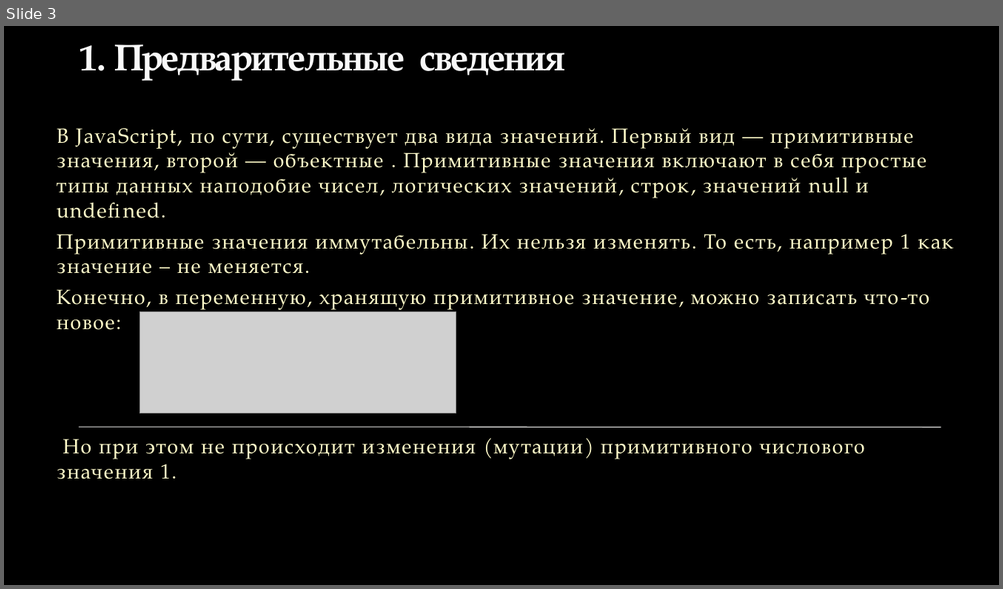
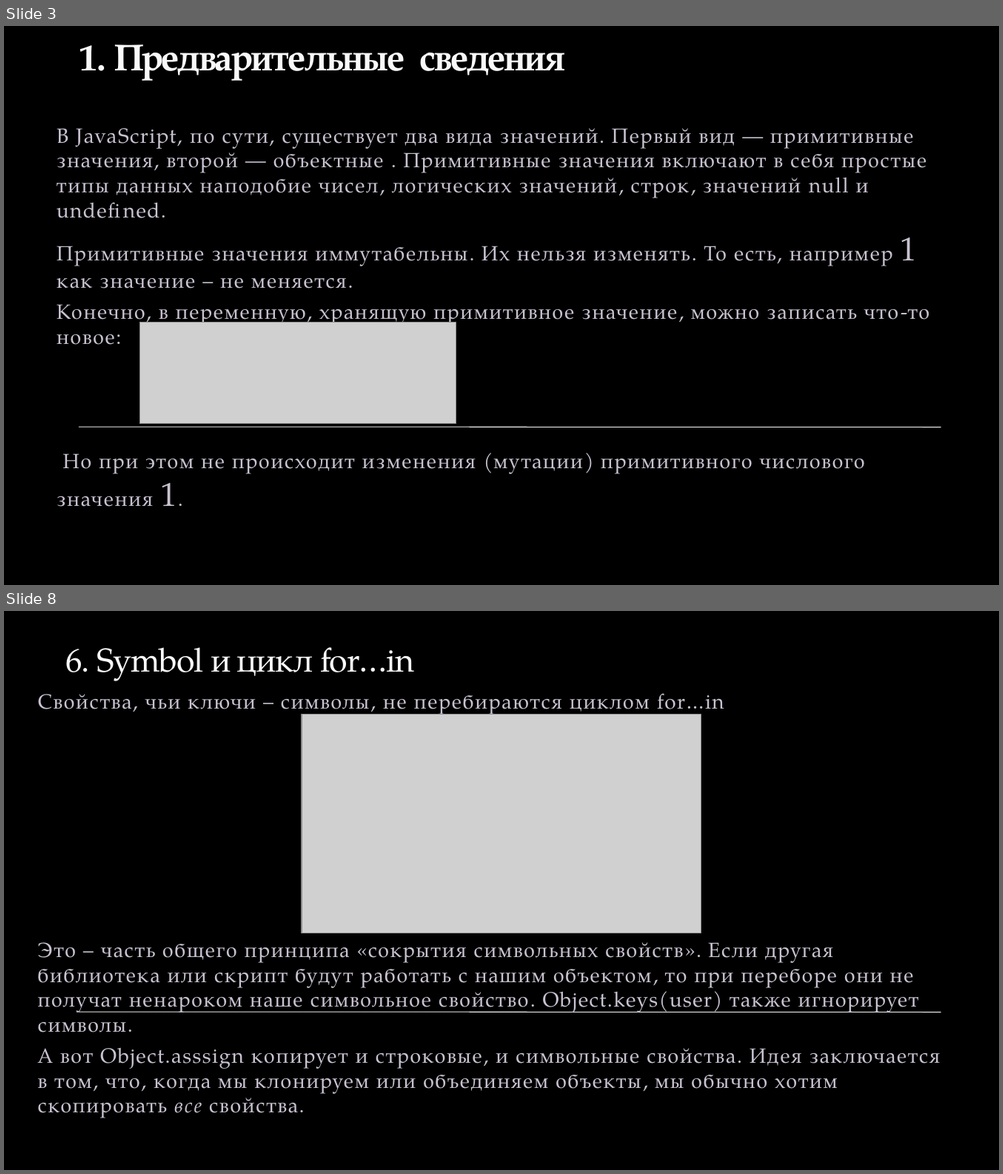
Before and after one commit to Vovan1608/internship, a slide deck: Symbol type.pptx. Shown one above the other, each under a label of ours: slide 3 before the commit, slides 3 and 8 after it; the slides between them are not shown. The pictures are 1003x589 and 1003x1174 pixels, drawn with LibreOffice and Linux fonts; fonts in the diff are those of the drawing; grey boxes stand for pictures; background and template pictures are left out. Boxes give left, top, right and bottom in pixels: in the first picture for what was removed or moved away, otherwise in the second. Text is boxed around its words. In the diff, an @@ line names an element or a change of style, - is before the commit and + after.

Commit message:
save Symbol

```diff
--- a/Symbol type.pptx
+++ b/Symbol type.pptx
@@ slide 8 added at [4,611,999,1170], background picture (left out); not listed: 1 template element that a slide beside it also shows @@
@@ title added at [66,647,414,681], 32 pt, text #F9F9F9 @@
+6. Symbol и цикл for…in
@@ text added at [37,693,940,1119], 20 pt, text #C9C2D1 @@
+Свойства, чьи ключи – символы, не перебираются циклом for…in
+Это – часть общего принципа «сокрытия символьных свойств». Если другая библиотека или скрипт будут работать с нашим объектом, то при переборе они не получат ненароком наше символьное свойство. Object.keys(user) также игнорирует символы.
+А вот Object.asssign копирует и строковые, и символьные свойства. Идея заключается в том, что, когда мы клонируем или объединяем объекты, мы обычно хотим скопировать все свойства.
@@ picture added at [301,715,701,934] @@
@@ slide 3 changed as well @@
@@ text "В JavaScript, по сути, существует ..." at [57,128,930,507]: text colour #FEFAC9 to #C9C2D1; size 20 to 32 pt in "1", "1." @@
@@ picture: place and size @@
-picture at [140,312,456,413]
+picture at [140,322,456,423]
```
Also in this commit, not shown: 2 other slides changed, 8 other slides added.
